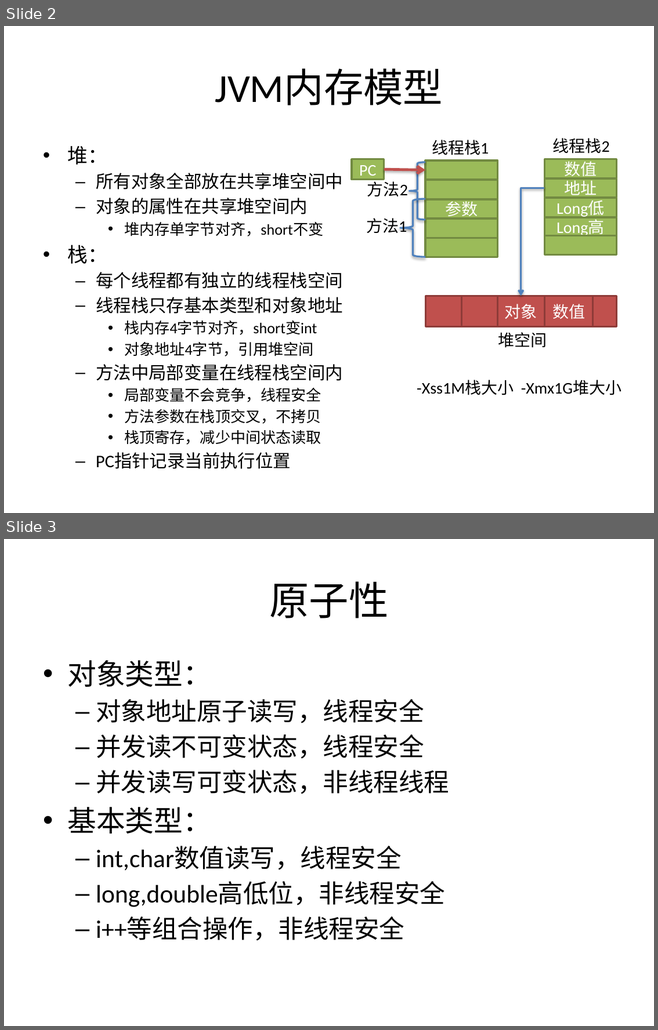
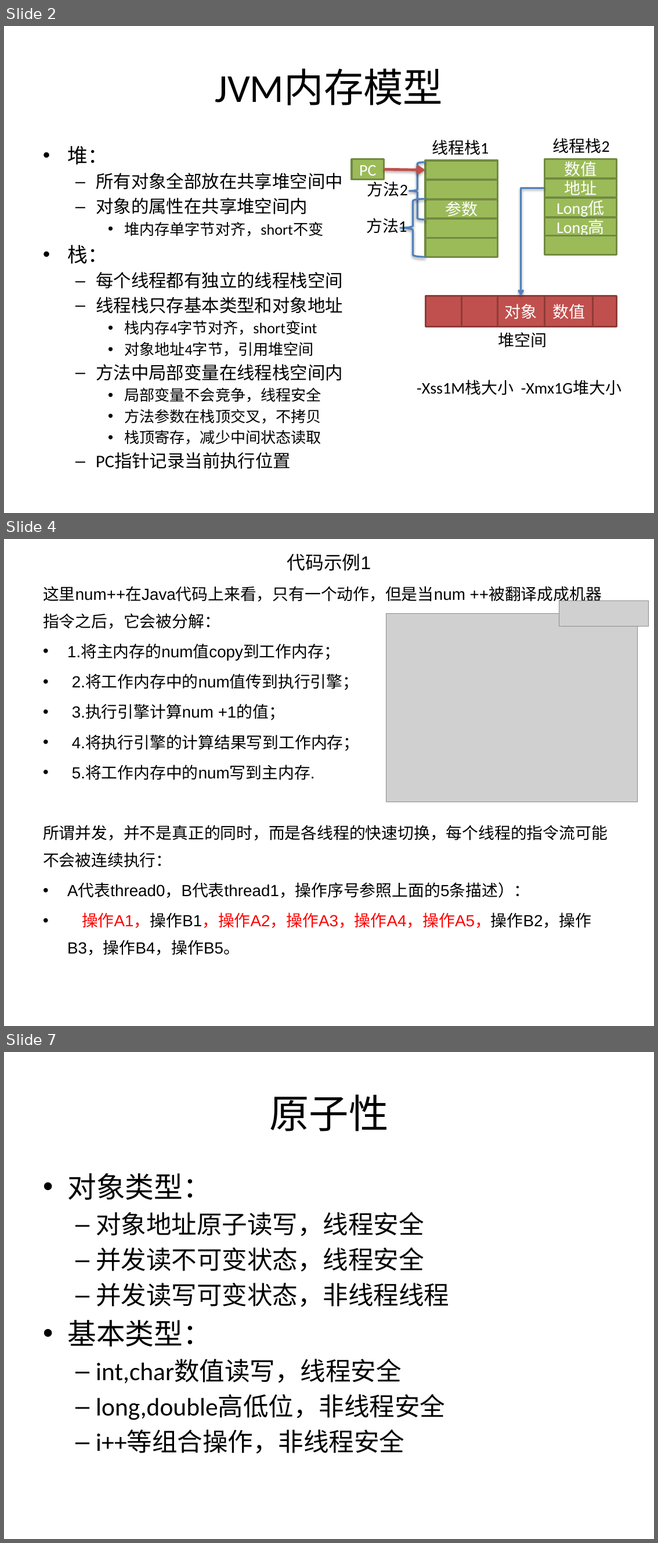
Before and after one commit to huangshumei/concurrentDemo, a slide deck: doc/[www.java1234.com]java并发编程阿里巴巴-梁飞.pptx. Shown one above the other, each under a label of ours: slides 2 and 3 before the commit, slides 2, 4 and 7 after it; the slides between them are not shown. The pictures are 658x1030 and 658x1543 pixels, drawn with LibreOffice and Linux fonts; fonts in the diff are those of the drawing; grey boxes stand for pictures; background and template pictures are left out. Boxes give left, top, right and bottom in pixels: in the first picture for what was removed or moved away, otherwise in the second. Text is boxed around its words. In the diff, an @@ line names an element or a change of style, - is before the commit and + after.

Commit message:
并发知识

```diff
--- a/doc/[www.java1234.com]java并发编程阿里巴巴-梁飞.pptx
+++ b/doc/[www.java1234.com]java并发编程阿里巴巴-梁飞.pptx
@@ slide 4 added at (x1=4, y1=539, x2=654, y2=1026), background #FFFFFF @@
@@ text added at (x1=43, y1=553, x2=607, y2=955), 17.9 pt, text #000000 @@
+代码示例1
+这里num++在Java代码上来看，只有一个动作，但是当num ++被翻译成成机器指令之后，它会被分解：
+• 1.将主内存的num值copy到工作内存；
+• 2.将工作内存中的num值传到执行引擎；
+• 3.执行引擎计算num +1的值；
+• 4.将执行引擎的计算结果写到工作内存；
+• 5.将工作内存中的num写到主内存.
+所谓并发，并不是真正的同时，而是各线程的快速切换，每个线程的指令流可能不会被连续执行：
+• A代表thread0，B代表thread1，操作序号参照上面的5条描述）：
+• 操作A1，操作B1，操作A2，操作A3，操作A4，操作A5，操作B2，操作B3，操作B4，操作B5。
@@ picture added at (x1=558, y1=600, x2=648, y2=627) @@
@@ picture added at (x1=386, y1=614, x2=637, y2=802) @@
@@ what was slide 3 is now slide 7 @@
```
Also in this commit, not shown: 3 other slides added, 13 other files.
